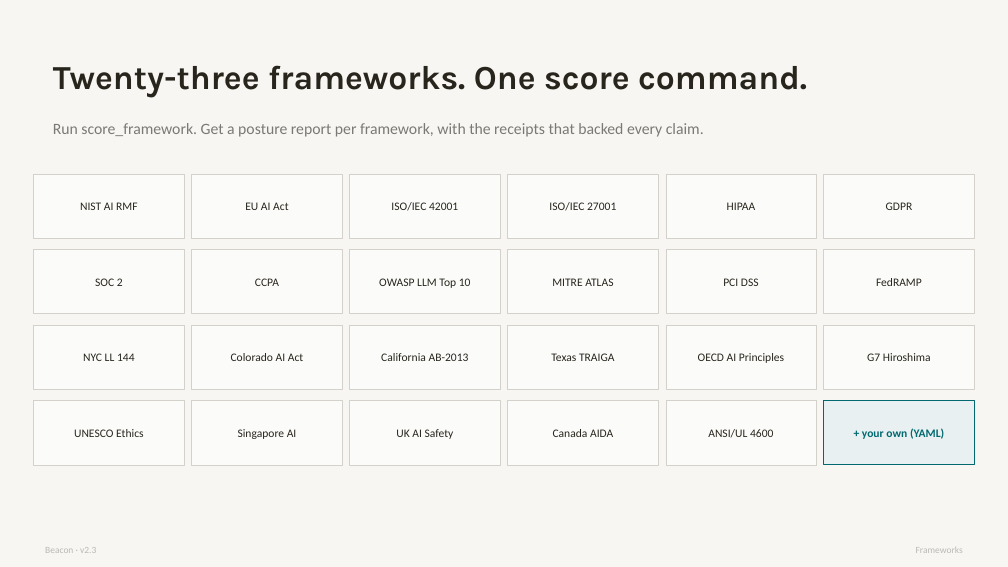
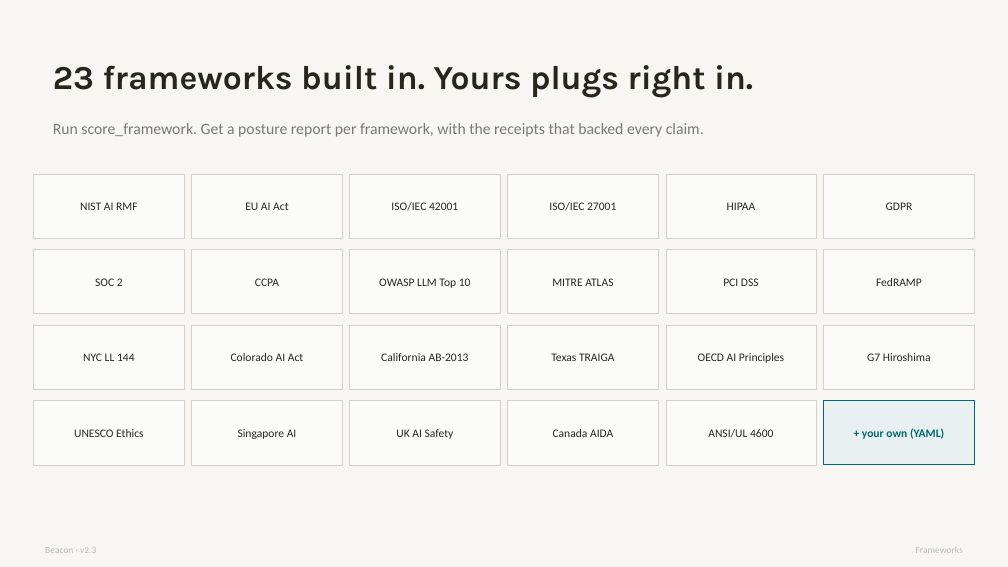
Before and after one commit to aigovops-foundation/aigovops-beacon, a slide deck: slide 11 of docs/downloads/AIGovOps_Beacon_Pitch.pptx. Drawn at 1008x567 pixels with LibreOffice and Linux fonts; fonts in the diff are those of the drawing. Boxes give left, top, right and bottom in pixels: in the first picture for what was removed or moved away, otherwise in the second. Text is boxed around its words. In the diff, an @@ line names an element or a change of style, - is before the commit and + after.

```diff
--- a/docs/downloads/AIGovOps_Beacon_Pitch.pptx
+++ b/docs/downloads/AIGovOps_Beacon_Pitch.pptx
@@ text at (53, 65, 753, 97): text changed @@
-Twenty-three frameworks. One score command.
+23 frameworks built in. Yours plugs right in.
```
Also in this commit, not shown: 2 other slides changed, 3 other files.
